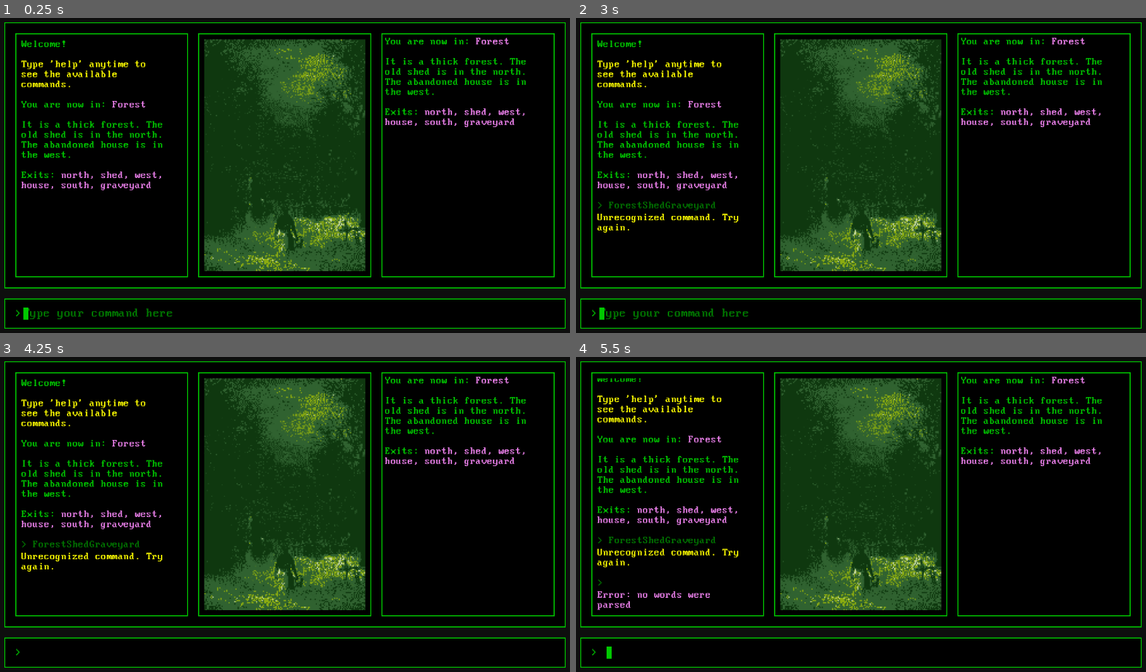
Above: before the commit, frames 1-4 (two rows, left to right).
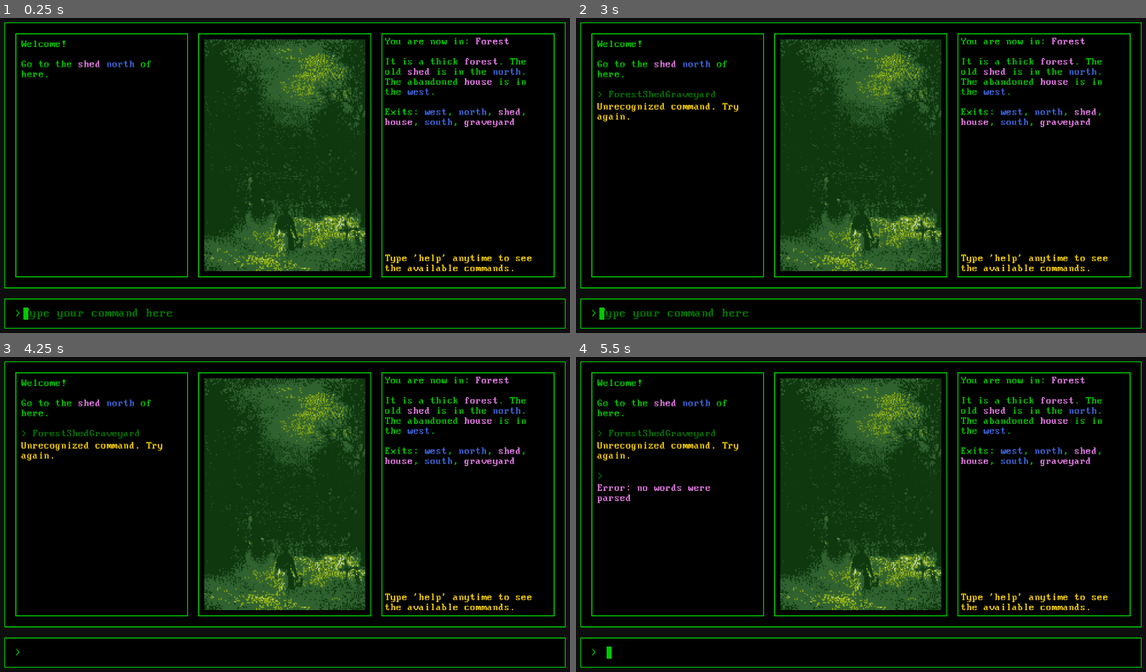
Above: after the commit, the same moments.

Repository: mcpeggin/chalice-dungeons
Game: Godot game, scene res://Game.tscn
The game is run twice, just before and just after one commit, with the same random seed, the same clock (stepped at 60 frames per second) and the same inputs.
Inputs (mouse positions are in pixels of both pictures, inside the frame that each line leads up to):
- Up to frame 1 (0.25 s): no input
- Up to frame 2 (3 s): click (866, 314) at 0.52 s; type "Forest" at 0.6 s; type "Shed" at 1.25 s; type "Graveyard" at 2 s; tap Enter at 2.75 s
- Up to frame 3 (4.25 s): tap Space at 3.5 s
- Up to frame 4 (5.5 s): tap Enter at 4.25 s; tap Space at 5 s

The runs differ from the first frame. In frame 1, 2.9% of the frame differs, in the area x 3-94%, y 12-81%; in frame 2, 3.9%; in frame 3, 3.9%; in frame 4, 4.6%, in the area x 3-94%, y 6-81%.

Commit message:
win scenario

Diff:
--- a/CommandManager.gd
+++ b/CommandManager.gd
@@ -35,6 +35,10 @@
 			return talk(second_word)
 		"give":
 			return give(second_word)
+		"inspect":
+			return inspect(second_word)
+		"win":
+			return win(second_word)
 		"inventory", "i":
 			return inventory()
 		"help", "h":
@@ -58,8 +62,11 @@
 				+ Types.color_text(" locked", Types.COLOR_ITEM)
 				+ "."
 			)
-		var response = change_room(exit.get_other_room(current_room))
-		return "\n".join(["You go %s" % second_word, response])
+		# var response = change_room(exit.get_other_room(current_room))
+		# return "\n".join(["You go %s" % second_word, response])
+
+		change_room(exit.get_other_room(current_room))
+		return "You go %s." % second_word
 	else:
 		return Types.color_text("You can't go there.", Types.COLOR_SYSTEM)
 
@@ -124,7 +131,7 @@
 	for npc in current_room.npcs:
 		if npc.name.to_lower() == second_word:
 			var dialog = npc.post_quest_dialog if npc.is_quest_item_received else npc.initial_dialog
-			return npc.name + ": \"" + dialog + "\""
+			return npc.name + ": \"" + Types.color_text(dialog, Types.COLOR_SPEECH) + "\""
 
 	return Types.color_text("Not present here. Talk to someone else.", Types.COLOR_SYSTEM)
 
@@ -158,6 +165,14 @@
 
 	return Types.color_text("That item belongs to no one here.", Types.COLOR_SYSTEM)
 
+func inspect(second_word):
+	pass
+
+func win(second_word):
+	if current_room.room_name.to_lower() != "shed":
+		return Types.color_text("You can’t win here yet. You need to enter the shed and try again.", Types.COLOR_SYSTEM)
+	return "YOU WON! PRESS ESC TO KYS!"
+
 func help() -> String:
 	var help_lines = [
 		"You can use these commands:",
@@ -167,8 +182,10 @@
 		"use " 		+ 	Types.color_text("[item]", Types.COLOR_ITEM),
 		"talk " 	+ 	Types.color_text("[npc]", Types.COLOR_NPC),
 		"give " 	+ 	Types.color_text("[item]", Types.COLOR_ITEM),
-		"inventory " + 	Types.color_text("[item]", Types.COLOR_SYSTEM),
-		"help " 		+ 	Types.color_text("[item]", Types.COLOR_SYSTEM)
+		"inventory",
+		"help",
+		"inspect",
+		"win :D"
 	]
 	return "\n".join(help_lines)
 
--- a/Game.gd
+++ b/Game.gd
@@ -9,10 +9,9 @@
 func _ready() -> void:
 	get_window().grab_focus()
 
-	var HELP = "Type 'help' anytime to see the available commands."
-	# first message on launch
-	var colored_help = Types.color_text(HELP, Types.COLOR_SYSTEM)
-	game_info.create_response('Welcome!\n\n' + colored_help)
+	var welcome_text = "Welcome!\n\nGo to the " + Types.color_text("shed ", Types.COLOR_LOCATION) + Types.color_text("north ", Types.COLOR_DIRECTION) + "of here."
+
+	game_info.create_response(welcome_text)
 
 	var starting_room = room_manager.get_child(1)
 
@@ -24,7 +23,7 @@
 	game_info.image.texture = starting_room.room_texture
 	game_info.npc.texture = starting_room.npc_texture
 
-	game_info.create_response(starting_room_response)
+	# game_info.create_response(starting_room_response)
 
 func _on_input_text_submitted(new_text: String) -> void:
 	if new_text.is_empty():
--- a/Game.tscn
+++ b/Game.tscn
@@ -55,7 +55,7 @@
 offset_top = -718.0
 offset_bottom = -468.0
 room_name = "a House"
-room_description = "an abandaned house. There's a door east of you."
+room_description = "an abandaned [color=#EE82EE]house[/color]. There's a door [color=#4169E1]east[/color] of you."
 room_texture = ExtResource("6_yhmtn")
 npc_texture = ExtResource("2_sb48q")
 
@@ -65,7 +65,7 @@
 offset_right = 542.0
 offset_bottom = -470.0
 room_name = "Forest"
-room_description = "a thick forest. The old shed is in the north. The abandoned house is in the west."
+room_description = "a thick [color=#EE82EE]forest[/color]. The old [color=#EE82EE]shed[/color] is in the [color=#4169E1]north[/color]. The abandoned [color=#EE82EE]house[/color] is in the [color=#4169E1]west[/color]."
 room_texture = ExtResource("7_gwjdr")
 
 [node name="Shed" parent="RoomManager" instance=ExtResource("3_r0x5m")]
@@ -76,7 +76,7 @@
 room_name = "Shed"
 room_description = "a dusty old shed. There's an exit south of you."
 room_texture = ExtResource("8_yx171")
-npc_texture = ExtResource("10_lvtmh")
+npc_texture = ExtResource("12_yyih5")
 
 [node name="Graveyard" parent="RoomManager" instance=ExtResource("3_r0x5m")]
 offset_left = 293.0
@@ -86,7 +86,7 @@
 room_name = "Graveyard"
 room_description = "a glomy graveyard"
 room_texture = ExtResource("9_yhmtn")
-npc_texture = ExtResource("12_yyih5")
+npc_texture = ExtResource("10_lvtmh")
 
 [node name="Background" type="PanelContainer" parent="."]
 layout_mode = 1
--- a/Info.gd
+++ b/Info.gd
@@ -1,6 +1,13 @@
 extends PanelContainer
 
 @onready var room_info = $MarginContainer/Rows/RoomInfo
+@onready var help_label = $MarginContainer/Rows/HelpLabel
+
+func _ready():
+	var HELP = "Type 'help' anytime to see the available commands."
+	var colored_help = Types.color_text(HELP, Types.COLOR_SYSTEM)
+
+	help_label.text = colored_help
 
 func on_change_room(new_room):
 	room_info.text = new_room.get_full_description()
--- a/Info.tscn
+++ b/Info.tscn
@@ -29,8 +29,19 @@
 
 [node name="RoomInfo" type="RichTextLabel" parent="MarginContainer/Rows"]
 layout_mode = 2
+size_flags_vertical = 3
 theme_override_colors/default_color = Color(0, 0.78431374, 0, 1)
 theme_override_fonts/normal_font = ExtResource("1_v3brf")
 theme_override_font_sizes/normal_font_size = 20
 bbcode_enabled = true
 fit_content = true
+
+[node name="HelpLabel" type="RichTextLabel" parent="MarginContainer/Rows"]
+layout_mode = 2
+size_flags_vertical = 3
+theme_override_colors/default_color = Color(0, 0.78431374, 0, 1)
+theme_override_fonts/normal_font = ExtResource("1_v3brf")
+theme_override_font_sizes/normal_font_size = 20
+bbcode_enabled = true
+fit_content = true
+vertical_alignment = 2
--- a/globals/Types.gd
+++ b/globals/Types.gd
@@ -5,11 +5,13 @@
 	QUEST_ITEM
 }
 
-const COLOR_NPC = Color.ORANGE
-const COLOR_ITEM = Color.PURPLE
-const COLOR_LOCATION = Color.VIOLET
-const COLOR_SPEECH = Color.GREEN
-const COLOR_SYSTEM = Color.YELLOW
+const COLOR_NPC = Color.ORANGE        		# Hex: #FFA500
+const COLOR_ITEM = Color.PURPLE       		# Hex: #800080
+const COLOR_LOCATION = Color.VIOLET   		# Hex: #EE82EE
+const COLOR_DIRECTION = Color.ROYAL_BLUE  	# Hex: #4169E1
+const COLOR_SPEECH = Color.ANTIQUE_WHITE  	# Hex: #FAEBD7
+const COLOR_SYSTEM = Color.GOLD       		# Hex: #FFD700
+
 
 func color_text(text: String, color: Color) -> String:
 	return "[color=#%s]%s[/color]" % [color.to_html(), text]
--- /dev/null
+++ b/npcs/Doll.tres
@@ -0,0 +1,9 @@
+[gd_resource type="Resource" script_class="NPC" load_steps=2 format=3 uid="uid://c1irfwjpfm8xr"]
+
+[ext_resource type="Script" uid="uid://b2fggdx4er4xf" path="res://npcs/NPC.gd" id="1_rhwgq"]
+
+[resource]
+script = ExtResource("1_rhwgq")
+name = "Doll"
+initial_dialog = "Here's the [color=#800080]medicine[/color] for the [color=#FFA500]Nun[/color]  at the [color=#EE82EE]Graveyard[/color]"
+metadata/_custom_type_script = "uid://b2fggdx4er4xf"
--- a/npcs/GraveyardNPC.tres
+++ /dev/null
@@ -1,14 +0,0 @@
-[gd_resource type="Resource" script_class="NPC" load_steps=4 format=3 uid="uid://5ucg4njtiddw"]
-
-[ext_resource type="Script" uid="uid://b2fggdx4er4xf" path="res://npcs/NPC.gd" id="1_ce8wx"]
-[ext_resource type="Resource" uid="uid://vk656esphscf" path="res://items/Medicine.tres" id="1_evhte"]
-[ext_resource type="Resource" uid="uid://df1nvsyfpdbvx" path="res://items/ShedKey.tres" id="2_4fv7e"]
-
-[resource]
-script = ExtResource("1_ce8wx")
-name = "GraveyardNPC"
-initial_dialog = "Go to the house, get me some Medicine and go back."
-post_quest_dialog = "Such a good boy, do you always do what you've been told? Here' the key to the shed. Take it."
-quest_item = ExtResource("1_evhte")
-quest_reward = ExtResource("2_4fv7e")
-metadata/_custom_type_script = "uid://b2fggdx4er4xf"
--- a/npcs/HouseNPC.tres
+++ /dev/null
@@ -1,9 +0,0 @@
-[gd_resource type="Resource" script_class="NPC" load_steps=2 format=3 uid="uid://c1irfwjpfm8xr"]
-
-[ext_resource type="Script" uid="uid://b2fggdx4er4xf" path="res://npcs/NPC.gd" id="1_weulu"]
-
-[resource]
-script = ExtResource("1_weulu")
-name = "HouseNPC"
-initial_dialog = "Here's the medicine fo the GraveyardNPC"
-metadata/_custom_type_script = "uid://b2fggdx4er4xf"
--- /dev/null
+++ b/npcs/Nun.tres
@@ -0,0 +1,14 @@
+[gd_resource type="Resource" script_class="NPC" load_steps=4 format=3 uid="uid://5ucg4njtiddw"]
+
+[ext_resource type="Resource" uid="uid://vk656esphscf" path="res://items/Medicine.tres" id="1_tpw1q"]
+[ext_resource type="Resource" uid="uid://df1nvsyfpdbvx" path="res://items/ShedKey.tres" id="2_04pbi"]
+[ext_resource type="Script" uid="uid://b2fggdx4er4xf" path="res://npcs/NPC.gd" id="3_81hqt"]
+
+[resource]
+script = ExtResource("3_81hqt")
+name = "Nun"
+initial_dialog = "Go to the [color=#EE82EE]house[/color], get me some [color=#800080]Medicine[/color] and go back."
+post_quest_dialog = "Such a good boy, do you always do what you've been told? Here' the [color=#800080]key[/color] to the [color=#EE82EE]shed[/color]. Take it."
+quest_item = ExtResource("1_tpw1q")
+quest_reward = ExtResource("2_04pbi")
+metadata/_custom_type_script = "uid://b2fggdx4er4xf"
--- a/rooms/Room.gd
+++ b/rooms/Room.gd
@@ -71,12 +71,22 @@
 	for item in items:
 		item_str += item.name + " "
 
-	return "Items: " + item_str
+	return "Items: " + Types.color_text(item_str, Types.COLOR_ITEM)
+
+func _is_direction(name: String) -> bool:
+	var directions = ["north", "south", "east", "west", "path", "inside", "outside"]
+	return directions.has(name.to_lower())
 
 func get_exit_description() -> String:
-	var exits = PackedStringArray(exits.keys())
-	var joined_exits = ", ".join(exits)
-	return "Exits: " + Types.color_text(joined_exits, Types.COLOR_LOCATION)
+	var colored_exits: Array = []
+	for exit_name in exits.keys():
+		if _is_direction(exit_name):
+			colored_exits.append(Types.color_text(exit_name, Types.COLOR_DIRECTION))
+		else:
+			colored_exits.append(Types.color_text(exit_name, Types.COLOR_LOCATION))
+
+	var joined = ", ".join(colored_exits)
+	return "Exits: " + joined
 
 func get_npc_description() -> String:
 
@@ -114,26 +124,27 @@
 	exit.room_1 = self
 	exit.room_2 = room
 	exit.is_locked = is_locked
+
 	exits[direction] = exit
 
 	if room_2_override_name != "null":
 		exits[room_2_override_name] = exit
-	else:
-		match direction:
-			"west":
-				room.exits["east"] = exit
-			"east":
-				room.exits["west"] = exit
-			"north":
-				room.exits["south"] = exit
-			"south":
-				room.exits["north"] = exit
-			"path":
-				room.exits["path"] = exit
-			"inside":
-				room.exits["outside"] = exit
-			"outside":
-				room.exits["inside"] = exit
-			_:
-				print("error connect_exit", direction)
+
+	match direction:
+		"west":
+			room.exits["east"] = exit
+		"east":
+			room.exits["west"] = exit
+		"north":
+			room.exits["south"] = exit
+		"south":
+			room.exits["north"] = exit
+		"path":
+			room.exits["path"] = exit
+		"inside":
+			room.exits["outside"] = exit
+		"outside":
+			room.exits["inside"] = exit
+		_:
+			print("error connect_exit", direction)
 	return exit
--- a/rooms/Room.tscn
+++ b/rooms/Room.tscn
@@ -36,11 +36,10 @@
 text = "Room Name"
 horizontal_alignment = 1
 
-[node name="Description" type="Label" parent="MarginContainer/Rows"]
+[node name="Description" type="RichTextLabel" parent="MarginContainer/Rows"]
 custom_minimum_size = Vector2(200, 0)
 layout_mode = 2
-theme_override_colors/font_color = Color(0, 0.78431374, 0, 1)
-theme_override_fonts/font = ExtResource("1_gw2vq")
-theme_override_font_sizes/font_size = 16
+bbcode_enabled = true
 text = "The description of the room"
+fit_content = true
 autowrap_mode = 2
--- a/rooms/RoomManager.gd
+++ b/rooms/RoomManager.gd
@@ -6,7 +6,7 @@
 	# connect_func locked || unlocked
 	# ( default dir, exit location, alternative dir for exit)
 
-	var houseNPC = load_npc("HouseNPC")
+	var houseNPC = load_npc("Doll")
 	$House.connect_exit_unlocked("east", $Forest, "forest")
 	var medicine = load_item("Medicine")
 	$House.add_item(medicine)
@@ -17,7 +17,7 @@
 	$Forest.connect_exit_unlocked("west", $House, "house")
 	$Forest.connect_exit_unlocked("south", $Graveyard, "graveyard")
 
-	var graveyardNPC = load_npc("GraveyardNPC")
+	var graveyardNPC = load_npc("Nun")
 	$Graveyard.add_npc(graveyardNPC)
 	$Graveyard.connect_exit_unlocked("north", $Forest, "forest")
 
